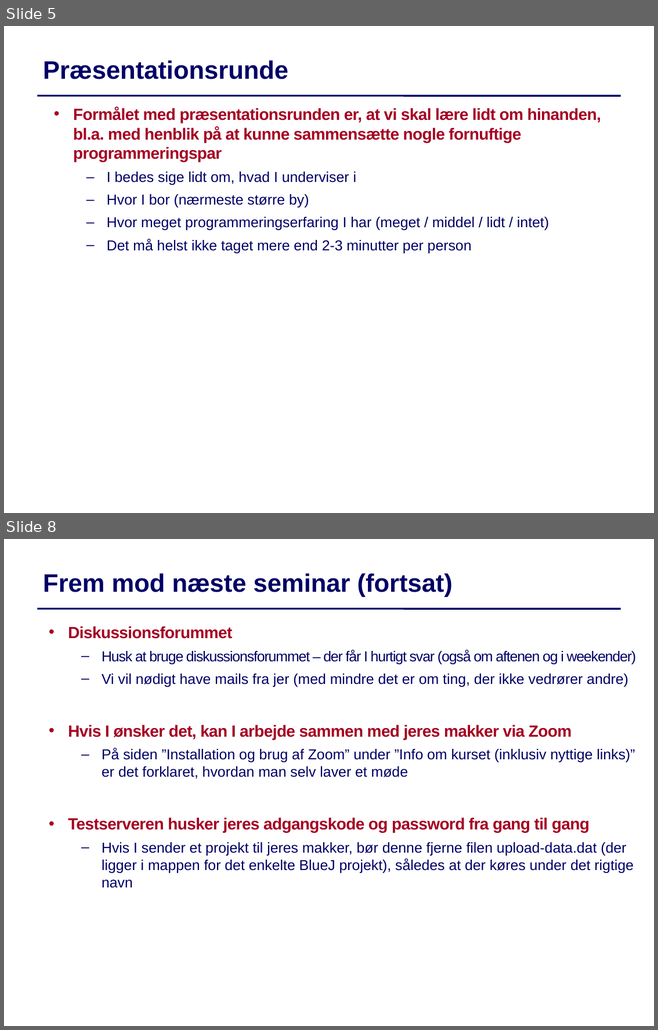
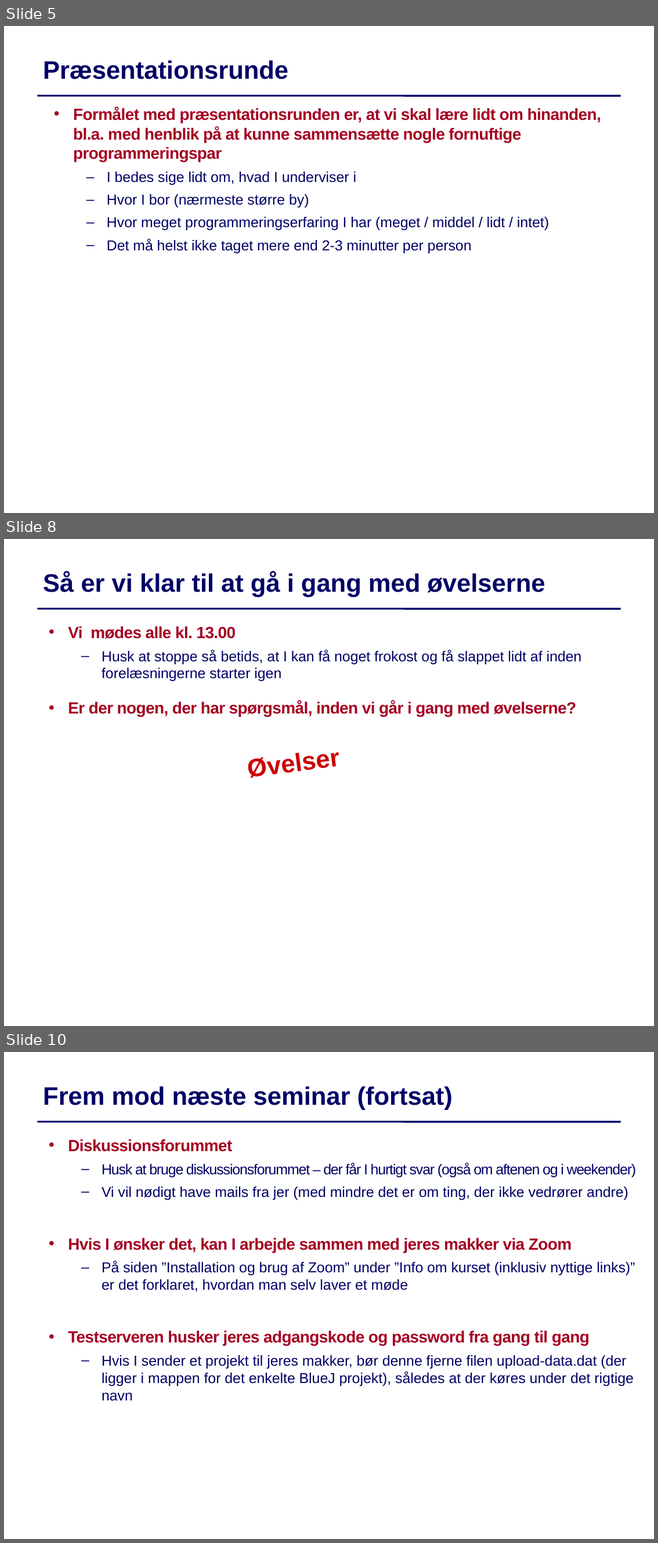
Before and after one commit to IntProgAU/Materiale, a slide deck: web/g24/status/Status1.pptx. Shown one above the other, each under a label of ours: slides 5 and 8 before the commit, slides 5, 8 and 10 after it; the slides between them are not shown. The pictures are 658x1030 and 658x1543 pixels, drawn with LibreOffice and Linux fonts; fonts in the diff are those of the drawing. Boxes give left, top, right and bottom in pixels: in the first picture for what was removed or moved away, otherwise in the second. Text is boxed around its words. In the diff, an @@ line names an element or a change of style, - is before the commit and + after.

```diff
--- a/web/g24/status/Status1.pptx
+++ b/web/g24/status/Status1.pptx
@@ slide 8 added at (4,539,654,1026), background #FFFFFF; not listed: 1 template element that a slide beside it also shows @@
@@ text added at (43,571,545,597), 28 pt, text #000066, bold @@
+Så er vi klar til at gå i gang med øvelserne
@@ text added at (68,626,582,717), 16 pt, text #000066 @@
+  • Vi mødes alle kl. 13.00
+  – Husk at stoppe så betids, at I kan få noget frokost og få slappet lidt af inden forelæsningerne starter igen
+  • Er der nogen, der har spørgsmål, inden vi går i gang med øvelserne?
@@ text added at (249,752,340,778), 28 pt, text #CC0000, bold @@
+Øvelser
@@ what was slide 8 is now slide 10 @@
```
Also in this commit, not shown: 4 slides changed, 1 other slide added, 1 other file.
